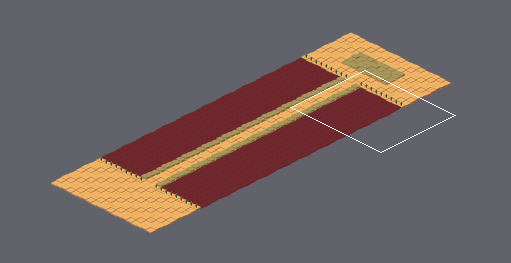
Level history. Tiled map: Output/Assets/Maps/Mapa 2 Puente.tmx. Above: a wide view before the commit, with the close-up outlined.
Close-up. Old version:
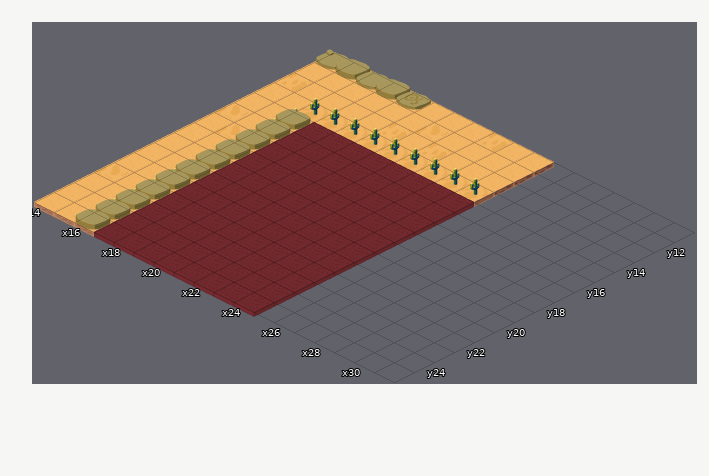
Cells are 128x64 px. Isometric: x runs down to the right, y down to the left. Shown: x 14..31, y 11..25. The commit also changed other parts of the map, which this record leaves out. The old version is drawn lined up with the new one.
The result:
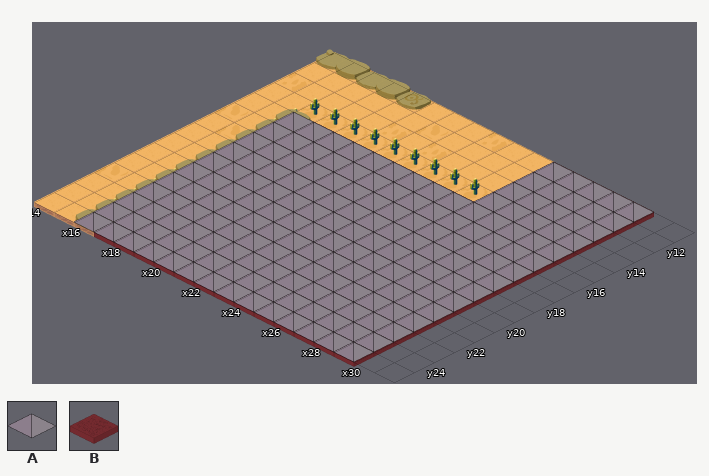
Key: from "128": A 0; from "TABERNA": B 6.
_ is an empty cell.
Tiles of an added or newly shown layer are drawn over the layers below it.
The edit:
map size 20x60 -> 30x70 cells (old content now starts at 5,5; both pictures use the new coordinates)
Layer "Capa de patrones 1":
The author put tile B in rows 11 to 25 at x 25 to 29.
Layer "Navigation" (now shown):
The author put tile A in rows 11 to 14 at x 25 to 29; in rows 15 to 25 at x 16 to 29.
